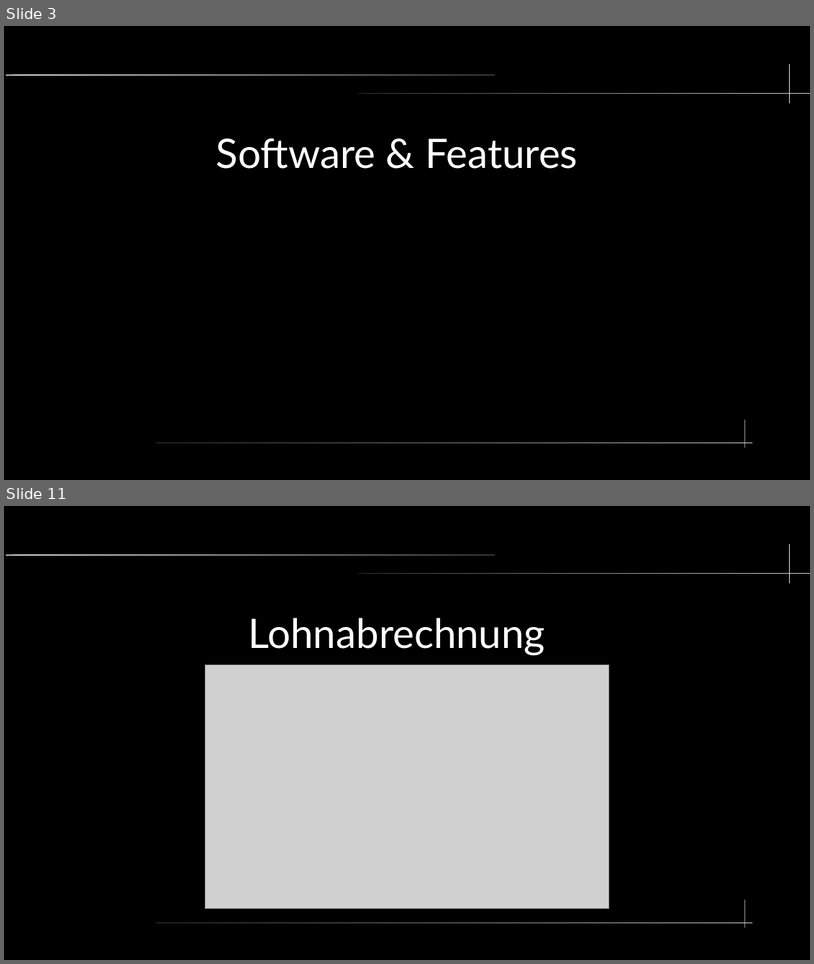
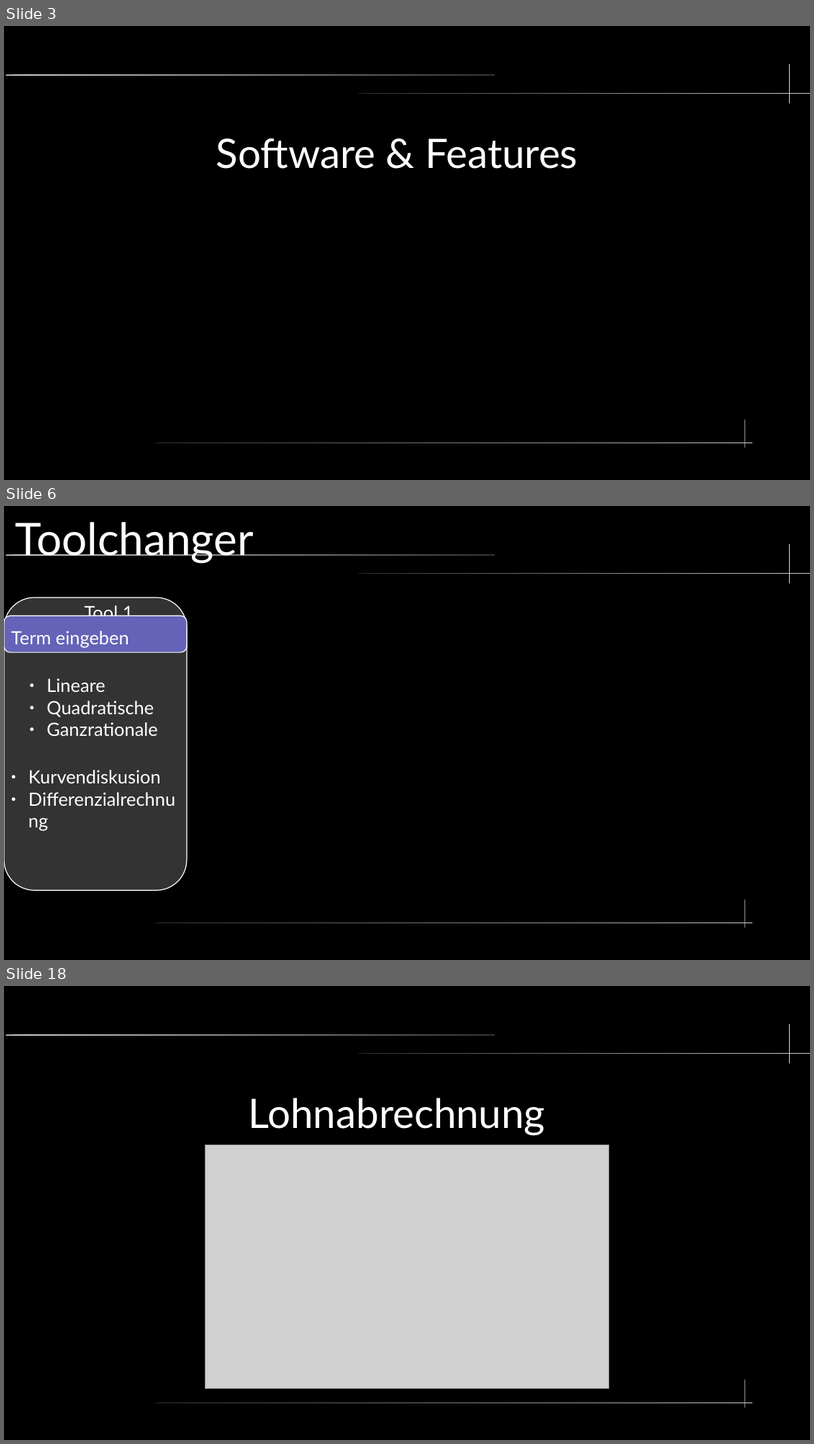
Before and after one commit to hyperbel/MatheProjekt22_23, a slide deck: Doc/Präsi/Präsentation.odp. Shown one above the other, each under a label of ours: slides 3 and 11 before the commit, slides 3, 6 and 18 after it; the slides between them are not shown. The pictures are 814x964 and 814x1444 pixels, drawn with LibreOffice and Linux fonts; fonts in the diff are those of the drawing; grey boxes stand for pictures; background and template pictures are left out. Boxes give left, top, right and bottom in pixels: in the first picture for what was removed or moved away, otherwise in the second. Text is boxed around its words. In the diff, an @@ line names an element or a change of style, - is before the commit and + after.

```diff
--- a/Doc/Präsi/Präsentation.odp
+++ b/Doc/Präsi/Präsentation.odp
@@ slide 6 added at (4, 506, 810, 960), background #000000; not listed: 5 template elements that a slide beside it also shows @@
@@ title added at (16, 522, 254, 564), 44 pt, text #FFFFFF @@
+Toolchanger
@@ freeform shape added at (4, 597, 187, 890), fill #333333, outline #FFFFFF 0.85 pt @@
@@ text added at (85, 603, 134, 622), 18 pt, text #FFFFFF @@
+Tool 1
@@ rounded rectangle added at (4, 615, 187, 652), fill #6563B7, outline #FFFFFF 0.85 pt @@
@@ text added at (11, 631, 129, 648), 18 pt, text #FFFFFF @@
+Term eingeben
@@ text added at (46, 678, 157, 736), 18 pt, text #FFFFFF @@
+● Lineare
+● Quadratische
+● Ganzrationale
@@ text added at (28, 770, 161, 783), 18 pt, text #FFFFFF @@
+● Kurvendiskusion
+● Differenzialrechnung
@@ what was slide 11 is now slide 18 @@
```
Also in this commit, not shown: 12 slides changed, 12 other slides added, 2 slides removed.
